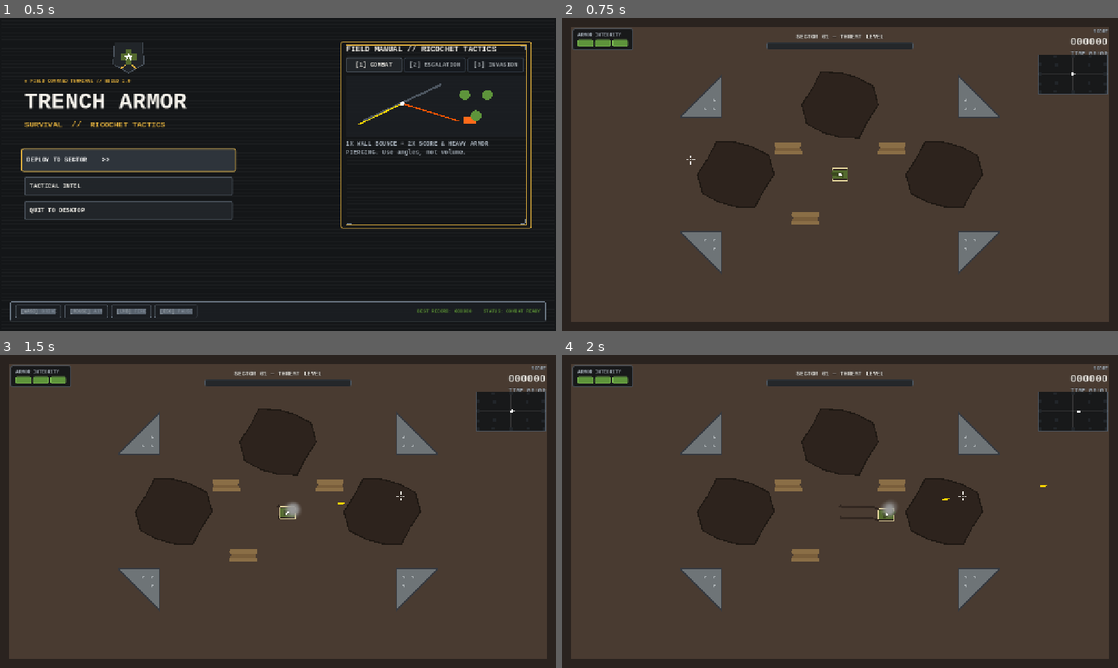
Above: before the commit, frames 1-4 (two rows, left to right).
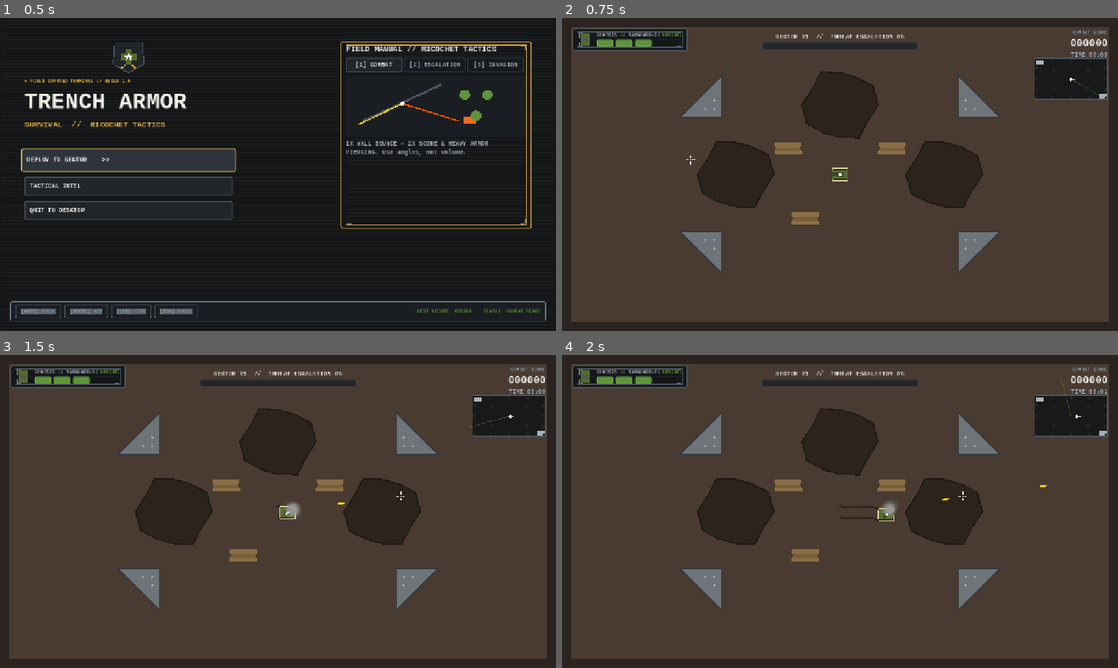
Above: after the commit, the same moments.

Repository: XTripsy/TrenchArmorSurvival
Game: Godot game, scene res://scenes/main_menu.tscn
Two runs of this game, one before a commit and one after it. Both use one fixed random seed, a clock stepped at 60 frames per second and the inputs below.
Inputs (mouse positions are in pixels of both pictures, inside the frame that each line leads up to):
- Up to frame 1 (0.5 s): no input
- Up to frame 2 (0.75 s): click "DEPLOY TO SECTOR >>" at 0.5 s
- Up to frame 3 (1.5 s): tap Enter (ui_accept) at 1.25 s; move the mouse to (400, 495) at 1.27 s; press the mouse at (400, 495) at 1.28 s; hold D (move_right) from 1.28 s (still down)
- Up to frame 4 (2 s): keep holding D (move_right); tap Enter (ui_accept) at 1.52 s

Frame 1 is identical in both runs. In frame 2, 2.1% of the frame differs, in the area x 2-99%, y 3-27%; in frame 3, 2.2%; in frame 4, 2.2%.

Commit message:
feat(ui): T-057 enrich hud visuals, chamfered armor and radar sweep

Diff:
--- a/scripts/ui/hud.gd
+++ b/scripts/ui/hud.gd
@@ -5,7 +5,7 @@
 const POINTER_MARGIN: float = 32.0
 
 # Minimap constants
-const MINIMAP_SIZE: Vector2 = Vector2(160.0, 90.0)
+const MINIMAP_SIZE: Vector2 = Vector2(168.0, 94.0)
 const MINIMAP_ENEMY_LIMIT: int = 80
 
 # Dynamic State
@@ -17,6 +17,8 @@
 var _last_score: int = 0
 var _last_player_hp: int = 3
 var _reticle_spread: float = 0.0
+var _radar_angle: float = 0.0
+var _ricochet_streak: int = 0
 
 # UI Nodes
 @onready var root: Control = $HUDRoot
@@ -24,8 +26,10 @@
 # Top-Left Nodes
 var armor_card: PanelContainer
 var armor_container: HBoxContainer
+var armor_status_lbl: Label
 var _armor_segments: Array[PanelContainer] = []
 var _critical_tween: Tween = null
+var _chassis_icon: Control = null
 
 # Top-Center Nodes
 var phase_card: Control
@@ -43,6 +47,13 @@
 var telemetry_card: VBoxContainer
 var score_label: Label
 var time_label: Label
+var streak_pill: PanelContainer
+
+# Overlay Layer 2 Phase Banner
+var banner_layer: CanvasLayer
+var banner_panel: PanelContainer
+var banner_label: Label
+var crimson_vignette: ColorRect
 
 # Overlay for Diegetic Pointers & Minimap
 var _tactical_overlay: Control = null
@@ -63,6 +74,7 @@
 	EventBus.sector_cleared.connect(_on_sector_cleared)
 
 	_build_ui()
+	_build_banner_layer()
 	_refresh_score(GameManager.score)
 	var player: Node = get_tree().get_first_node_in_group("player")
 	var initial_hp: int = 3
@@ -79,17 +91,40 @@
 	armor_card.add_theme_stylebox_override("panel", UIThemeBuilder.panel_style(UIThemeBuilder.UI_BG_DARK, UIThemeBuilder.UI_BORDER_STEEL))
 	root.add_child(armor_card)
 
+	var armor_frame: TacticalFrame = TacticalFrame.new()
+	armor_frame.show_brackets = true
+	armor_frame.show_scanlines = true
+	armor_frame.set_anchors_and_offsets_preset(Control.PRESET_FULL_RECT)
+	armor_frame.mouse_filter = Control.MOUSE_FILTER_IGNORE
+	armor_card.add_child(armor_frame)
+
+	var armor_hbox := HBoxContainer.new()
+	armor_hbox.add_theme_constant_override("separation", 8)
+	armor_card.add_child(armor_hbox)
+
+	_chassis_icon = ChassisIcon.new()
+	_chassis_icon.custom_minimum_size = Vector2(36, 36)
+	armor_hbox.add_child(_chassis_icon)
+
 	var armor_vbox := VBoxContainer.new()
 	armor_vbox.add_theme_constant_override("separation", 4)
-	armor_card.add_child(armor_vbox)
+	armor_hbox.add_child(armor_vbox)
+
+	var header_row := HBoxContainer.new()
+	armor_vbox.add_child(header_row)
 
 	var armor_lbl := Label.new()
-	armor_lbl.text = "ARMOR INTEGRITY"
+	armor_lbl.text = "CHASSIS // VANGUARD-01"
 	armor_lbl.label_settings = UIThemeBuilder.create_label_settings(UIThemeBuilder.TYPE_MICRO, UIThemeBuilder.UI_TEXT_MUTED)
-	armor_vbox.add_child(armor_lbl)
+	header_row.add_child(armor_lbl)
+
+	armor_status_lbl = Label.new()
+	armor_status_lbl.text = "NOMINAL"
+	armor_status_lbl.label_settings = UIThemeBuilder.create_label_settings(UIThemeBuilder.TYPE_MICRO, UIThemeBuilder.SEMANTIC_ALLY)
+	header_row.add_child(armor_status_lbl)
 
 	armor_container = HBoxContainer.new()
-	armor_container.add_theme_constant_override("separation", 4)
+	armor_container.add_theme_constant_override("separation", 6)
 	armor_vbox.add_child(armor_container)
 
 	# 2. Top-Center: Phase & Objective Tracker
@@ -99,8 +134,8 @@
 	root.add_child(phase_card)
 
 	var phase_vbox := VBoxContainer.new()
-	phase_vbox.position = Vector2(1280.0 * 0.5 - 220.0, SAFE_MARGIN)
-	phase_vbox.custom_minimum_size = Vector2(440.0, 60.0)
+	phase_vbox.position = Vector2(1280.0 * 0.5 - 230.0, SAFE_MARGIN)
+	phase_vbox.custom_minimum_size = Vector2(460.0, 60.0)
 	phase_vbox.alignment = BoxContainer.ALIGNMENT_CENTER
 	phase_card.add_child(phase_vbox)
 
@@ -111,7 +146,7 @@
 
 	# Skirmish Progress Bar
 	skirmish_bar = ProgressBar.new()
-	skirmish_bar.custom_minimum_size = Vector2(336.0, 12.0)
+	skirmish_bar.custom_minimum_size = Vector2(360.0, 14.0)
 	skirmish_bar.size_flags_horizontal = Control.SIZE_SHRINK_CENTER
 	skirmish_bar.show_percentage = false
 	var skirmish_bg := UIThemeBuilder.panel_style(UIThemeBuilder.UI_SURFACE, UIThemeBuilder.UI_BORDER_STEEL, 2, 1)
@@ -122,7 +157,7 @@
 
 	# Boss Bar (Double layer for trail)
 	boss_bar_back = PanelContainer.new()
-	boss_bar_back.custom_minimum_size = Vector2(440.0, 16.0)
+	boss_bar_back.custom_minimum_size = Vector2(460.0, 18.0)
 	boss_bar_back.size_flags_horizontal = Control.SIZE_SHRINK_CENTER
 	boss_bar_back.add_theme_stylebox_override("panel", UIThemeBuilder.panel_style(UIThemeBuilder.UI_SURFACE, UIThemeBuilder.UI_BORDER_STEEL, 2, 1))
 	boss_bar_back.visible = false
@@ -147,7 +182,7 @@
 
 	for i: int in 3:
 		var badge := PanelContainer.new()
-		badge.custom_minimum_size = Vector2(72.0, 24.0)
+		badge.custom_minimum_size = Vector2(84.0, 28.0)
 		badge.add_theme_stylebox_override("panel", UIThemeBuilder.panel_style(UIThemeBuilder.UI_SURFACE, UIThemeBuilder.UI_BORDER_STEEL, 2, 1))
 		var lbl := Label.new()
 		lbl.name = "BadgeLabel"
@@ -160,20 +195,20 @@
 
 	# 3. Top-Right: Telemetry Panel
 	telemetry_card = VBoxContainer.new()
-	telemetry_card.position = Vector2(1280.0 - SAFE_MARGIN - 200.0, SAFE_MARGIN)
-	telemetry_card.custom_minimum_size = Vector2(200.0, 60.0)
+	telemetry_card.position = Vector2(1280.0 - SAFE_MARGIN - 210.0, SAFE_MARGIN)
+	telemetry_card.custom_minimum_size = Vector2(210.0, 70.0)
 	telemetry_card.alignment = BoxContainer.ALIGNMENT_END
 	root.add_child(telemetry_card)
 
 	var score_micro := Label.new()
-	score_micro.text = "SCORE"
+	score_micro.text = "COMBAT SCORE"
 	score_micro.horizontal_alignment = HORIZONTAL_ALIGNMENT_RIGHT
 	score_micro.label_settings = UIThemeBuilder.create_label_settings(UIThemeBuilder.TYPE_MICRO, UIThemeBuilder.UI_TEXT_MUTED)
 	telemetry_card.add_child(score_micro)
 
 	score_label = Label.new()
 	score_label.horizontal_alignment = HORIZONTAL_ALIGNMENT_RIGHT
-	score_label.pivot_offset = Vector2(200.0, 12.0)
+	score_label.pivot_offset = Vector2(210.0, 12.0)
 	score_label.label_settings = UIThemeBuilder.create_label_settings(UIThemeBuilder.TYPE_METRIC, UIThemeBuilder.UI_TEXT_PRIMARY)
 	telemetry_card.add_child(score_label)
 
@@ -182,10 +217,17 @@
 	time_label.label_settings = UIThemeBuilder.create_label_settings(UIThemeBuilder.TYPE_LABEL, UIThemeBuilder.UI_TEXT_MUTED)
 	telemetry_card.add_child(time_label)
 
+	streak_pill = PanelContainer.new()
+	streak_pill.visible = false
+	streak_pill.add_theme_stylebox_override("panel", UIThemeBuilder.panel_style(UIThemeBuilder.UI_BG_ELEVATED, UIThemeBuilder.SEMANTIC_CRIT, 2, 1))
+	var streak_lbl := Label.new()
+	streak_lbl.name = "StreakLabel"
+	streak_lbl.text = "RICOCHET STREAK x2"
+	streak_lbl.label_settings = UIThemeBuilder.create_label_settings(UIThemeBuilder.TYPE_MICRO, UIThemeBuilder.SEMANTIC_CRIT)
+	streak_pill.add_child(streak_lbl)
+	telemetry_card.add_child(streak_pill)
+
 	# 4. Tactical Overlay (_draw for radar & off-screen pointers)
-	_tactical_overlay = Control.new()
-	_tactical_overlay.set_anchors_and_offsets_preset(Control.PRESET_FULL_RECT)
-	_tactical_overlay.mouse_filter = Control.MOUSE_FILTER_IGNORE
 	var tactical_overlay: TacticalOverlay = TacticalOverlay.new()
 	tactical_overlay.hud = self
 	_tactical_overlay = tactical_overlay
@@ -193,6 +235,48 @@
 
 	# 5. Diegetic Reticle
 	_build_reticle()
+
+func _build_banner_layer() -> void:
+	banner_layer = CanvasLayer.new()
+	banner_layer.layer = 2
+	add_child(banner_layer)
+
+	crimson_vignette = ColorRect.new()
+	crimson_vignette.set_anchors_and_offsets_preset(Control.PRESET_FULL_RECT)
+	crimson_vignette.color = Color(0.82, 0.23, 0.23, 0.0)
+	crimson_vignette.mouse_filter = Control.MOUSE_FILTER_IGNORE
+	banner_layer.add_child(crimson_vignette)
+
+	banner_panel = PanelContainer.new()
+	banner_panel.custom_minimum_size = Vector2(720, 50)
+	banner_panel.position = Vector2(1280.0 * 0.5 - 360.0, 128.0)
+	banner_panel.visible = false
+	banner_panel.add_theme_stylebox_override("panel", UIThemeBuilder.panel_style(UIThemeBuilder.UI_BG_DARK, UIThemeBuilder.UI_BORDER_ACTIVE, 4, 2))
+	banner_layer.add_child(banner_panel)
+
+	var frame: TacticalFrame = TacticalFrame.new()
+	frame.show_hazard_stripes = true
+	frame.set_anchors_and_offsets_preset(Control.PRESET_FULL_RECT)
+	frame.mouse_filter = Control.MOUSE_FILTER_IGNORE
+	banner_panel.add_child(frame)
+
+	banner_label = Label.new()
+	banner_label.horizontal_alignment = HORIZONTAL_ALIGNMENT_CENTER
+	banner_label.vertical_alignment = VERTICAL_ALIGNMENT_CENTER
+	banner_label.label_settings = UIThemeBuilder.create_label_settings(UIThemeBuilder.TYPE_HEADER, UIThemeBuilder.UI_BORDER_ACTIVE)
+	banner_panel.add_child(banner_label)
+
+func show_phase_banner(message: String) -> void:
+	banner_label.text = message
+	banner_panel.visible = true
+	banner_panel.modulate.a = 0.0
+	banner_panel.position.x = 1280.0 * 0.5 - 360.0 - 80.0
+	var tween: Tween = create_tween()
+	tween.tween_property(banner_panel, "modulate:a", 1.0, 0.2)
+	tween.parallel().tween_property(banner_panel, "position:x", 1280.0 * 0.5 - 360.0, 0.2)
+	tween.tween_interval(1.3)
+	tween.tween_property(banner_panel, "modulate:a", 0.0, 0.3)
+	tween.tween_callback(func() -> void: banner_panel.visible = false)
 
 func _build_reticle() -> void:
 	reticle = Control.new()
@@ -216,6 +300,12 @@
 	_refresh_time()
 	_refresh_objective()
 	_update_reticle(delta)
+	_radar_angle = fmod(_radar_angle + delta * TAU * 0.5, TAU)
+	if is_instance_valid(_chassis_icon):
+		var player: Node2D = get_tree().get_first_node_in_group("player") as Node2D
+		if player != null:
+			_chassis_icon.rotation = player.rotation
+			_chassis_icon.queue_redraw()
 
 func _update_reticle(delta: float) -> void:
 	reticle.position = reticle.get_global_mouse_position()
@@ -232,31 +322,33 @@
 	var line_len: float = 6.0
 	var line_w: float = 2.0
 
-	# Top
 	var top: ColorRect = reticle.get_node("Line0") as ColorRect
 	top.position = Vector2(-line_w * 0.5, -gap - line_len)
 	top.size = Vector2(line_w, line_len)
 
-	# Bottom
 	var bot: ColorRect = reticle.get_node("Line1") as ColorRect
 	bot.position = Vector2(-line_w * 0.5, gap)
 	bot.size = Vector2(line_w, line_len)
 
-	# Left
 	var left: ColorRect = reticle.get_node("Line2") as ColorRect
 	left.position = Vector2(-gap - line_len, -line_w * 0.5)
 	left.size = Vector2(line_len, line_w)
 
-	# Right
 	var right: ColorRect = reticle.get_node("Line3") as ColorRect
 	right.position = Vector2(gap, -line_w * 0.5)
 	right.size = Vector2(line_len, line_w)
 
-func _on_score_updated(new_score: int, _ricochet_kills: int) -> void:
+func _on_score_updated(new_score: int, ricochet_kills: int) -> void:
 	if new_score > _last_score:
 		_punch_score()
 	_last_score = new_score
 	_refresh_score(new_score)
+	_ricochet_streak = ricochet_kills
+	if streak_pill != null:
+		streak_pill.visible = _ricochet_streak >= 2
+		var lbl: Label = streak_pill.get_node("StreakLabel") as Label
+		if lbl != null:
+			lbl.text = "🔥 RICOCHET STREAK x%d" % _ricochet_streak
 
 func _punch_score() -> void:
 	var tween := create_tween()
@@ -269,7 +361,11 @@
 func _on_game_state_changed(_new_state: int) -> void:
 	reticle.visible = GameManager.state == GameManager.State.PLAYING
 
-func _on_phase_changed(_new_phase: int) -> void:
+func _on_phase_changed(new_phase: int) -> void:
+	if new_phase == int(GameManager.Phase.BOSS):
+		show_phase_banner("⚠ WARNING: IRON GOLIATH APPROACHING")
+	elif new_phase == int(GameManager.Phase.INVASION):
+		show_phase_banner("PERIMETER BREACHED — SECTOR EXPANDED")
 	if GameManager.current_phase == GameManager.Phase.SKIRMISH:
 		_boss_hp = 0
 		_boss_max_hp = 0
@@ -305,6 +401,7 @@
 	_active_bounds = new_bounds
 
 func _on_sector_cleared(_sector_num: int, bonus_score: int) -> void:
+	show_phase_banner("SECTOR CLEARED // REPAIRING INTEGRITY")
 	var player: Node2D = get_tree().get_first_node_in_group("player") as Node2D
 	if player != null:
 		VFXManager.spawn_floating_text(player.global_position, "+%d SECTOR CLEARED!" % bonus_score)
@@ -319,7 +416,7 @@
 func _refresh_objective() -> void:
 	match GameManager.current_phase:
 		GameManager.Phase.BOSS:
-			phase_header.text = "WARNING: IRON GOLIATH"
+			phase_header.text = "WARNING: IRON GOLIATH // RICOCHET WEAKNESS [2X DMG]"
 			phase_header.label_settings.font_color = UIThemeBuilder.UI_TEXT_DANGER
 			skirmish_bar.visible = false
 			boss_bar_back.visible = true
@@ -328,11 +425,11 @@
 			if _boss_max_hp > 0:
 				var fill_ratio: float = clampf(float(_boss_hp) / float(_boss_max_hp), 0.0, 1.0)
 				var trail_ratio: float = clampf(_boss_trail_hp / float(_boss_max_hp), 0.0, 1.0)
-				boss_bar_fill_panel.size = Vector2(440.0 * fill_ratio, 16.0)
-				boss_bar_trail_panel.size = Vector2(440.0 * trail_ratio, 16.0)
+				boss_bar_fill_panel.size = Vector2(460.0 * fill_ratio, 18.0)
+				boss_bar_trail_panel.size = Vector2(460.0 * trail_ratio, 18.0)
 
 		GameManager.Phase.INVASION:
-			phase_header.text = "TERRITORY INVASION — CAPTURE OUTPOSTS"
+			phase_header.text = "TERRITORY INVASION  //  CAPTURE ALL OUTPOSTS"
 			phase_header.label_settings.font_color = UIThemeBuilder.UI_TEXT_PRIMARY
 			skirmish_bar.visible = false
 			boss_bar_back.visible = false
@@ -340,7 +437,7 @@
 			_update_invasion_badges()
 
 		_:
-			phase_header.text = "SECTOR %02d — THREAT LEVEL" % GameManager.sector_index
+			phase_header.text = "SECTOR %02d  //  THREAT ESCALATION %d%%" % [GameManager.sector_index, int(GameManager.threat_progress)]
 			phase_header.label_settings.font_color = UIThemeBuilder.UI_TEXT_PRIMARY
 			skirmish_bar.visible = true
 			skirmish_bar.value = GameManager.threat_progress
@@ -377,27 +474,24 @@
 			badge.visible = false
 
 func _refresh_shields(current_hp: int, max_hp: int = 3) -> void:
-	# Rebuild segments if needed
 	if _armor_segments.size() != max_hp:
 		for seg: PanelContainer in _armor_segments:
 			seg.queue_free()
 		_armor_segments.clear()
 
-		var seg_width: float = 36.0 if max_hp <= 5 else 28.0
+		var seg_width: float = 38.0 if max_hp <= 5 else 30.0
 		for i: int in max_hp:
 			var seg := PanelContainer.new()
-			seg.custom_minimum_size = Vector2(seg_width, 14.0)
+			seg.custom_minimum_size = Vector2(seg_width, 16.0)
 			armor_container.add_child(seg)
 			_armor_segments.append(seg)
 
-	# Flash white on loss
 	if current_hp < _last_player_hp and _last_player_hp <= _armor_segments.size():
 		var lost_idx: int = _last_player_hp - 1
 		if lost_idx >= 0 and lost_idx < _armor_segments.size():
 			_flash_segment_white(_armor_segments[lost_idx])
 	_last_player_hp = current_hp
 
-	# Update styles
 	for i: int in max_hp:
 		var seg: PanelContainer = _armor_segments[i]
 		if i < current_hp:
@@ -408,13 +502,25 @@
 		else:
 			seg.add_theme_stylebox_override("panel", UIThemeBuilder.panel_style(UIThemeBuilder.UI_SURFACE, UIThemeBuilder.UI_BORDER_STEEL, 2, 1))
 
-	# Pulse tween for HP == 1
+	if armor_status_lbl != null:
+		if current_hp == 1:
+			armor_status_lbl.text = "CRITICAL"
+			armor_status_lbl.label_settings.font_color = UIThemeBuilder.SEMANTIC_DANGER
+		elif current_hp == 2:
+			armor_status_lbl.text = "CAUTION"
+			armor_status_lbl.label_settings.font_color = UIThemeBuilder.SEMANTIC_WARN
+		else:
+			armor_status_lbl.text = "NOMINAL"
+			armor_status_lbl.label_settings.font_color = UIThemeBuilder.SEMANTIC_ALLY
+
 	if current_hp == 1:
+		crimson_vignette.color.a = 0.16
 		if _critical_tween == null or not _critical_tween.is_running():
 			_critical_tween = create_tween().set_loops()
 			_critical_tween.tween_property(_armor_segments[0], "modulate:a", 0.55, 0.25)
 			_critical_tween.tween_property(_armor_segments[0], "modulate:a", 1.0, 0.25)
 	else:
+		crimson_vignette.color.a = 0.0
 		if _critical_tween != null and _critical_tween.is_running():
 			_critical_tween.kill()
 			if _armor_segments.size() > 0:
@@ -475,32 +581,32 @@
 	var points: PackedVector2Array = PackedVector2Array([tip, base + side, base - side])
 	canvas.draw_colored_polygon(points, color)
 
-	# Distance label in meters (%dm)
 	var dist_m: int = int((world_position - (camera.global_position if camera != null else center)).length() / 10.0)
 	var text := "%dm" % dist_m
 	var font := UIThemeBuilder.build_system_font()
 	canvas.draw_string(font, tip - direction * 30.0 + Vector2(-10, 4), text, HORIZONTAL_ALIGNMENT_CENTER, -1, UIThemeBuilder.TYPE_MICRO, UIThemeBuilder.UI_TEXT_PRIMARY)
 
 func _draw_minimap(canvas: CanvasItem, viewport_size: Vector2) -> void:
-	var rect := Rect2(Vector2(viewport_size.x - MINIMAP_SIZE.x - SAFE_MARGIN, SAFE_MARGIN + 60.0), MINIMAP_SIZE)
-
-	# Frame
+	var rect := Rect2(Vector2(viewport_size.x - MINIMAP_SIZE.x - SAFE_MARGIN, SAFE_MARGIN + 70.0), MINIMAP_SIZE)
+
 	canvas.draw_rect(rect, UIThemeBuilder.UI_BG_DARK)
 	canvas.draw_rect(rect, UIThemeBuilder.UI_BORDER_STEEL, false, 2.0)
 
-	# Crosshair internal grid
 	canvas.draw_line(Vector2(rect.position.x + rect.size.x * 0.5, rect.position.y), Vector2(rect.position.x + rect.size.x * 0.5, rect.end.y), Color(1, 1, 1, 0.12), 1.0)
 	canvas.draw_line(Vector2(rect.position.x, rect.position.y + rect.size.y * 0.5), Vector2(rect.end.x, rect.position.y + rect.size.y * 0.5), Color(1, 1, 1, 0.12), 1.0)
+	canvas.draw_string(UIThemeBuilder.build_system_font(), rect.position + Vector2(4, 12), "A1", HORIZONTAL_ALIGNMENT_LEFT, -1, UIThemeBuilder.TYPE_MICRO, UIThemeBuilder.UI_TEXT_MUTED)
+	canvas.draw_string(UIThemeBuilder.build_system_font(), rect.position + Vector2(rect.size.x - 18, rect.size.y - 4), "B2", HORIZONTAL_ALIGNMENT_LEFT, -1, UIThemeBuilder.TYPE_MICRO, UIThemeBuilder.UI_TEXT_MUTED)
+
+	var sweep_end: Vector2 = rect.get_center() + Vector2.RIGHT.rotated(_radar_angle) * (rect.size.length() * 0.5)
+	canvas.draw_line(rect.get_center(), sweep_end, Color(0.369, 0.580, 0.231, 0.35), 2.0)
 
 	var inner := rect.grow(-4.0)
 
-	# 1. Bounds / Obstacles
 	for node: Node in get_tree().get_nodes_in_group("bouncy_surface"):
 		var obs: Node2D = node as Node2D
 		if obs != null:
 			canvas.draw_rect(Rect2(_to_minimap(obs.global_position, inner) - Vector2(3, 3), Vector2(6, 6)), UIThemeBuilder.UI_SURFACE)
 
-	# 2. Capture Zones
 	for node: Node in get_tree().get_nodes_in_group("capture_zone"):
 		var zone: Node2D = node as Node2D
 		if zone == null:
@@ -508,7 +614,6 @@
 		var point: Vector2 = _to_minimap(zone.global_position, inner)
 		canvas.draw_circle(point, 6.0, _zone_color(int(zone.get("state"))))
 
-	# 3. Enemies & Boss
 	var enemies: Array[Node] = get_tree().get_nodes_in_group("enemy")
 	var limit: int = mini(enemies.size(), MINIMAP_ENEMY_LIMIT)
 	for i: int in limit:
@@ -523,13 +628,12 @@
 			canvas.draw_circle(point, 5.0, UIThemeBuilder.SEMANTIC_DANGER)
 			canvas.draw_arc(point, 6.0, 0.0, TAU, 12, Color.WHITE, 1.5)
 
-	# 4. Player
 	var player: Node2D = get_tree().get_first_node_in_group("player") as Node2D
 	if player != null:
 		var p_pos: Vector2 = _to_minimap(player.global_position, inner)
 		canvas.draw_circle(p_pos, 3.5, Color.WHITE)
 		var turret_dir: Vector2 = Vector2.RIGHT.rotated(player.rotation)
-		canvas.draw_line(p_pos, p_pos + turret_dir * 8.0, Color.WHITE, 1.5)
+		canvas.draw_line(p_pos, p_pos + turret_dir * 9.0, Color.WHITE, 1.5)
 
 func _to_minimap(world_position: Vector2, inner: Rect2) -> Vector2:
 	var normalized: Vector2 = (world_position - _active_bounds.position) / _active_bounds.size
@@ -547,6 +651,15 @@
 		_:
 			return UIThemeBuilder.UI_SURFACE
 
+class ChassisIcon:
+	extends Control
+
+	func _draw() -> void:
+		var c: Vector2 = size * 0.5
+		draw_rect(Rect2(c - Vector2(10, 14), Vector2(20, 28)), Color("#556B2F"))
+		draw_line(c, c + Vector2(0, -18), Color.WHITE, 2.0)
+		draw_circle(c, 5.0, UIThemeBuilder.UI_BORDER_STEEL)
+
 class TacticalOverlay:
 	extends Control
 
